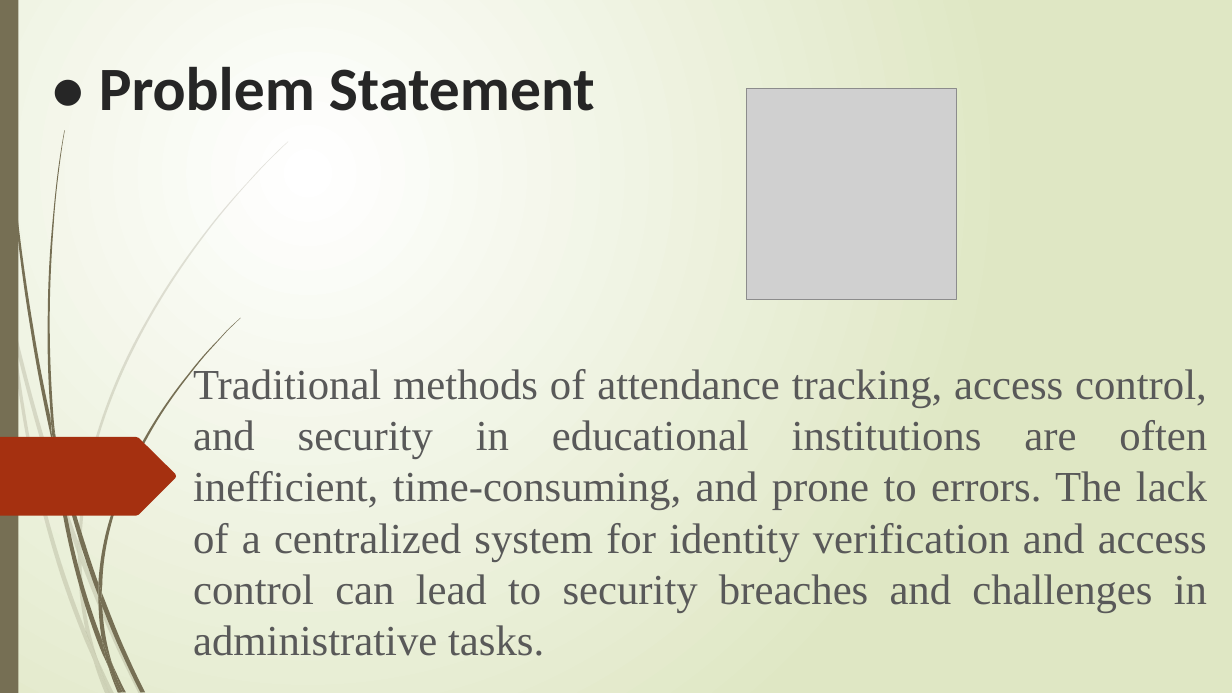
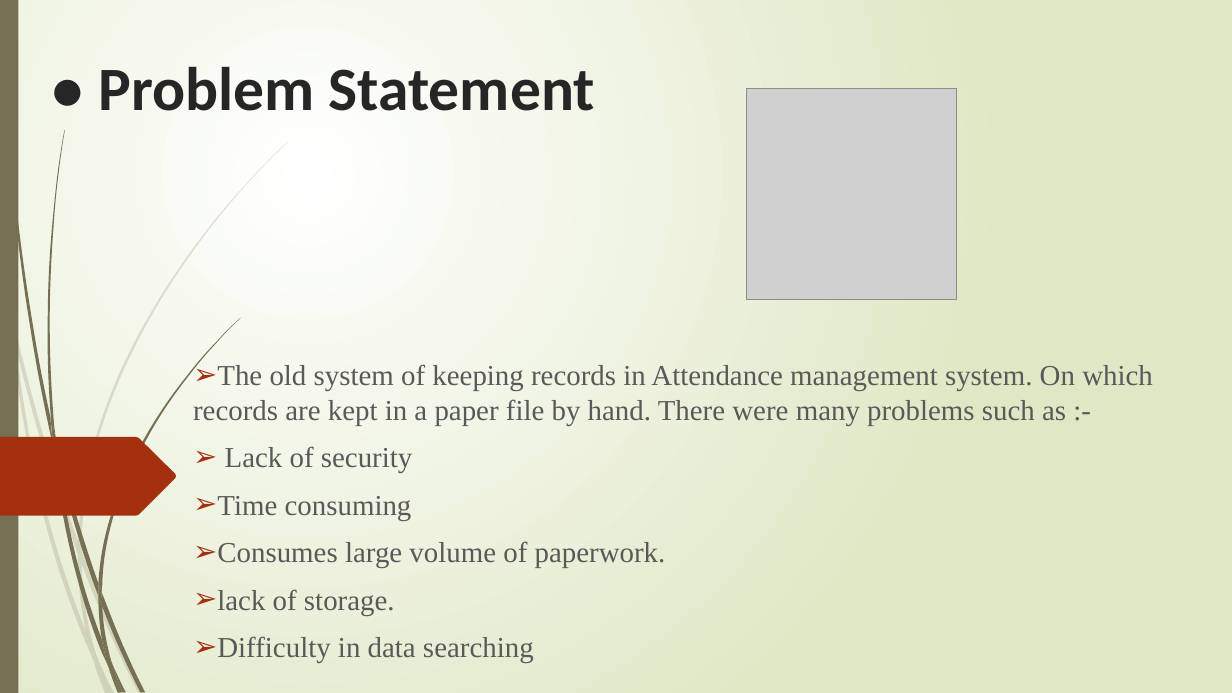
Before and after one commit to SharrY111/scdlab, a slide deck: slide 4 of Presentation1.pptx (slide 3 before the commit). Drawn at 1232x693 pixels with LibreOffice and Linux fonts; fonts in the diff are those of the drawing; grey boxes stand for pictures. Boxes give left, top, right and bottom in pixels: in the first picture for what was removed or moved away, otherwise in the second. Text is boxed around its words. In the diff, an @@ line names an element or a change of style, - is before the commit and + after.

```diff
--- a/Presentation1.pptx
+++ b/Presentation1.pptx
@@ subtitle at bbox=[193, 364, 1153, 663]: text changed; size 33.3 to 22.5 pt @@
-Traditional methods of attendance tracking, access control, and security in educational institutions are often inefficient, time-consuming, and prone to errors. The lack of a centralized system for identity verification and access control can lead to security breaches and challenges in administrative tasks.
+➢ The old system of keeping records in Attendance management system. On which records are kept in a paper file by hand. There were many problems such as :-
+➢ Lack of security
+➢ Time consuming
+➢ Consumes large volume of paperwork.
+➢ lack of storage.
+➢ Difficulty in data searching
```
Also in this commit, not shown: 2 other slides changed, 3 slides added.
